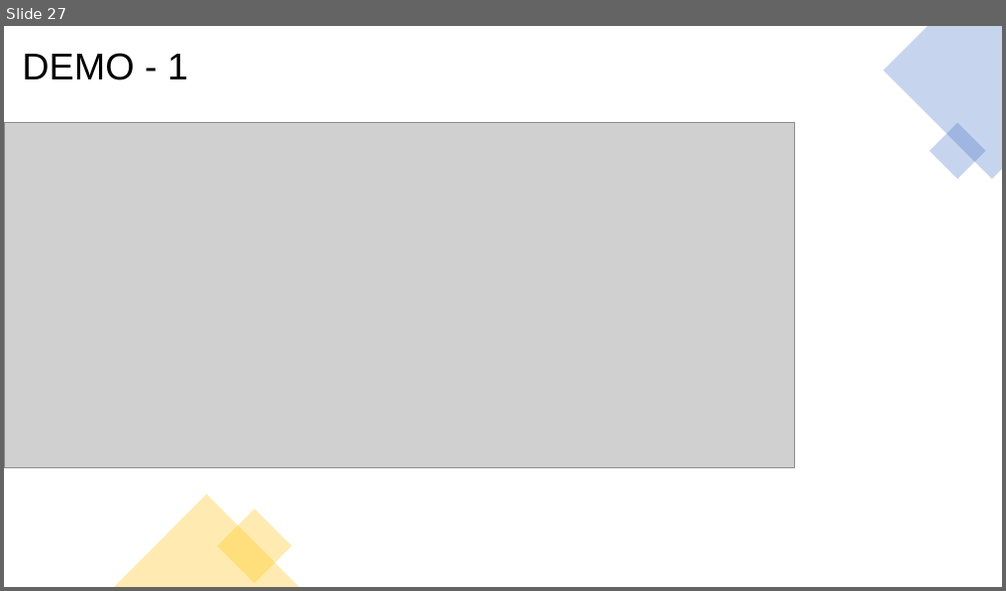
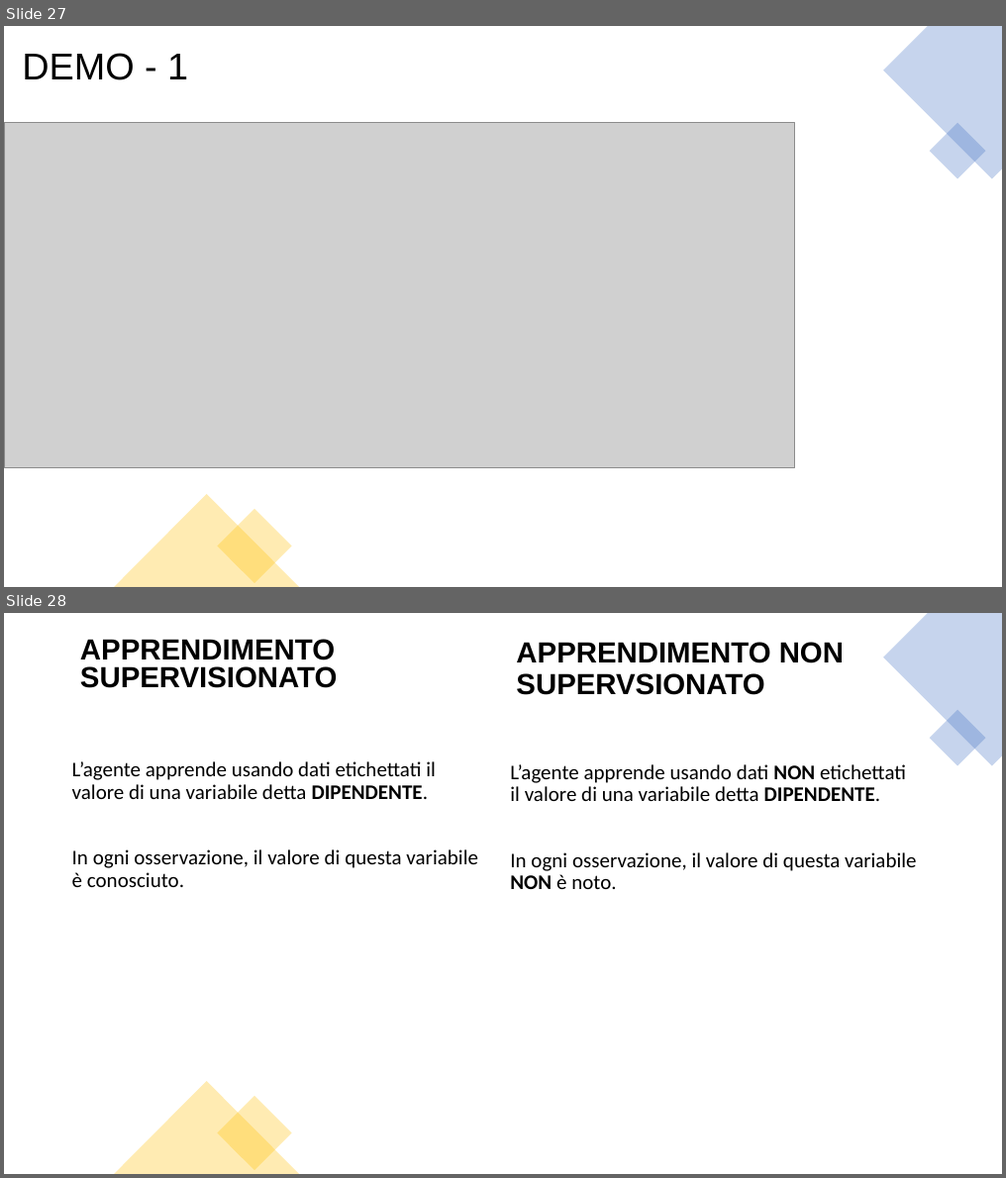
Before and after one commit to giorgio-angelo-esposito/F1WP, a slide deck: F1WP_Presentazione.pptx. Shown one above the other, each under a label of ours: slide 27 before the commit, slides 27 and 28 after it. The pictures are 1006x591 and 1006x1178 pixels, drawn with LibreOffice and Linux fonts; fonts in the diff are those of the drawing; grey boxes stand for pictures. Boxes give left, top, right and bottom in pixels: in the first picture for what was removed or moved away, otherwise in the second. Text is boxed around its words. In the diff, an @@ line names an element or a change of style, - is before the commit and + after.

```diff
--- a/F1WP_Presentazione.pptx
+++ b/F1WP_Presentazione.pptx
@@ slide 28 added at [4,613,1002,1174], background #FFFFFF @@
@@ text added at [80,639,337,688], 28 pt, text #000000, bold @@
+APPRENDIMENTO SUPERVISIONATO
@@ text added at [516,642,844,695], 28 pt, text #000000, bold @@
+APPRENDIMENTO NON SUPERVSIONATO
@@ freeform shape added at [884,613,1002,766], fill #4472C4 at 30% opacity @@
@@ rectangle added at [930,710,985,765], fill #4472C4 at 30% opacity @@
@@ text added at [72,761,478,887], 20 pt, text #000000 @@
+L’agente apprende usando dati etichettati il valore di una variabile detta DIPENDENTE.
+In ogni osservazione, il valore di questa variabile è conosciuto.
@@ text added at [510,764,917,889], 20 pt, text #000000 @@
+L’agente apprende usando dati NON etichettati il valore di una variabile detta DIPENDENTE.
+In ogni osservazione, il valore di questa variabile NON è noto.
@@ triangle added at [114,1081,299,1174], fill #FFC000 at 30% opacity @@
@@ rectangle added at [217,1096,292,1171], fill #FFC000 at 30% opacity @@
```
Also in this commit, not shown: 3 other slides added, 1 slide removed.
